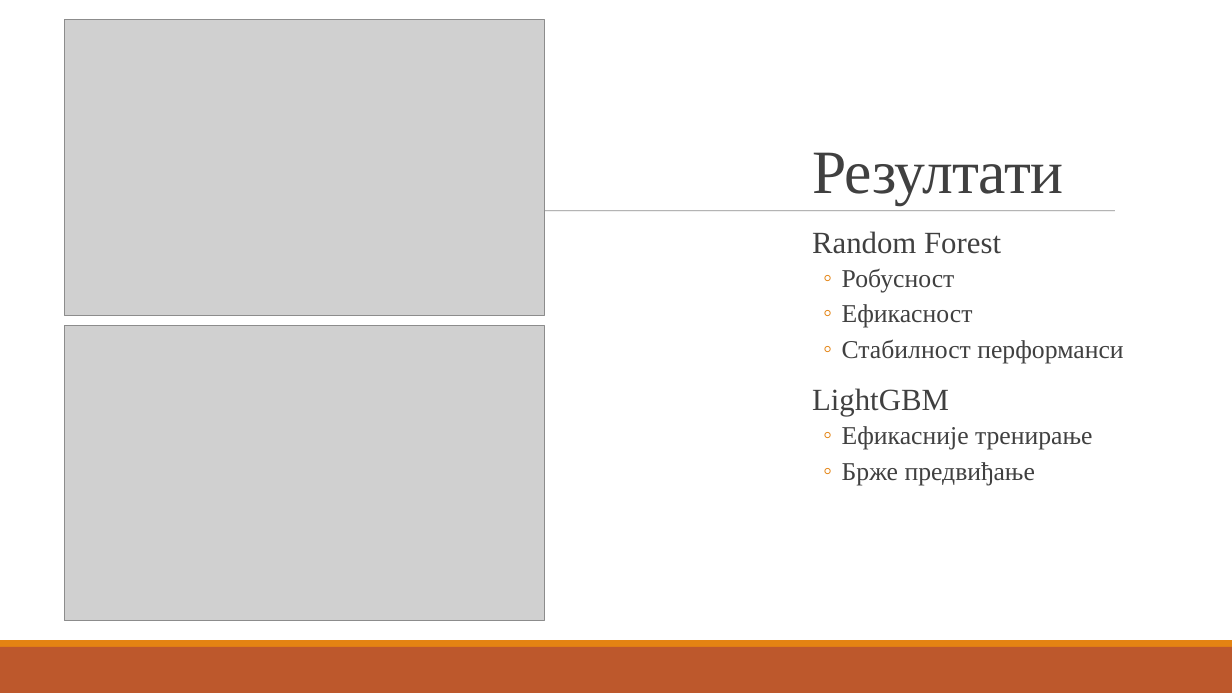
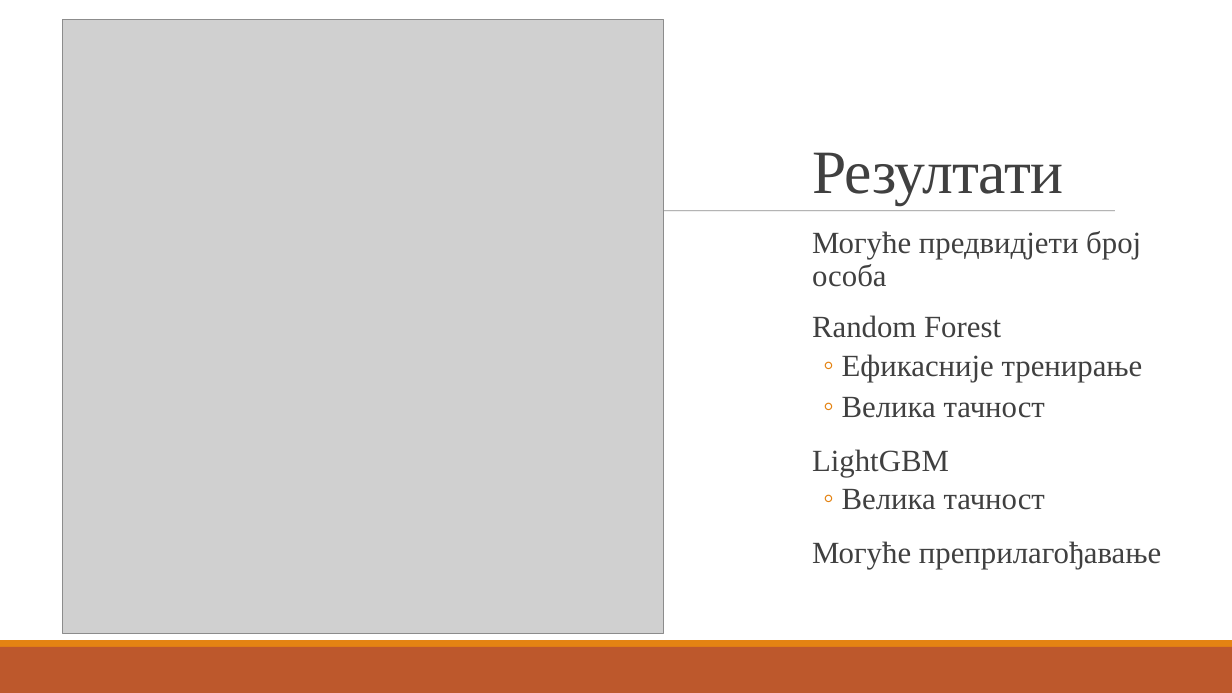
Before and after one commit to ChaosNik/Predicting-the-number-of-people-in-a-room, a slide deck: slide 14 of Presentation/Razvoj rješenja za predviđanje broja osoba u prostoriji.pptx. Drawn at 1232x693 pixels with LibreOffice and Linux fonts; fonts in the diff are those of the drawing; grey boxes stand for pictures. Boxes give left, top, right and bottom in pixels: in the first picture for what was removed or moved away, otherwise in the second. Text is boxed around its words. In the diff, an @@ line names an element or a change of style, - is before the commit and + after.

```diff
--- a/Presentation/Razvoj rješenja za predviđanje broja osoba u prostoriji.pptx
+++ b/Presentation/Razvoj rješenja za predviđanje broja osoba u prostoriji.pptx
@@ picture added at [63, 19, 664, 634] @@
@@ picture removed at [64, 20, 544, 316] @@
@@ text at [812, 231, 1141, 287]: paragraph added @@
+  Могуће предвидјети број особа
@@ picture removed at [64, 325, 544, 621] @@
@@ text at [842, 354, 1143, 418]: text changed; size 20 to 24 pt @@
-  ◦ Робусност
-  ◦ Ефикасност
-  ◦ Стабилност перформанси
+  ◦ Ефикасније тренирање
+  ◦ Велика тачност
@@ text at [812, 489, 1161, 569]: text changed; size 20 to 24 pt @@
-  ◦ Ефикасније тренирање
-  ◦ Брже предвиђање
+  ◦ Велика тачност
+  Могуће преприлагођавање
```
Also in this commit, not shown: 11 other slides changed, 1 other file.
